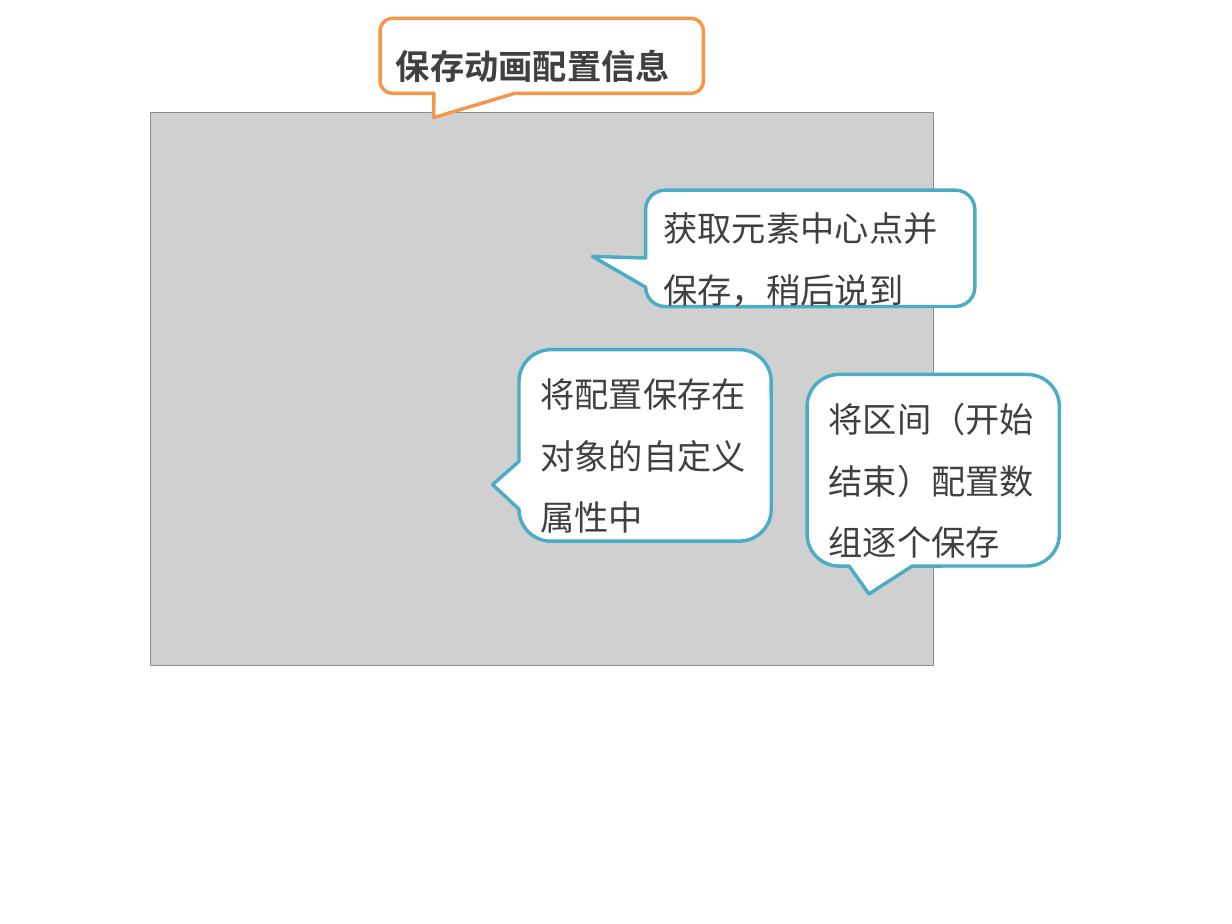
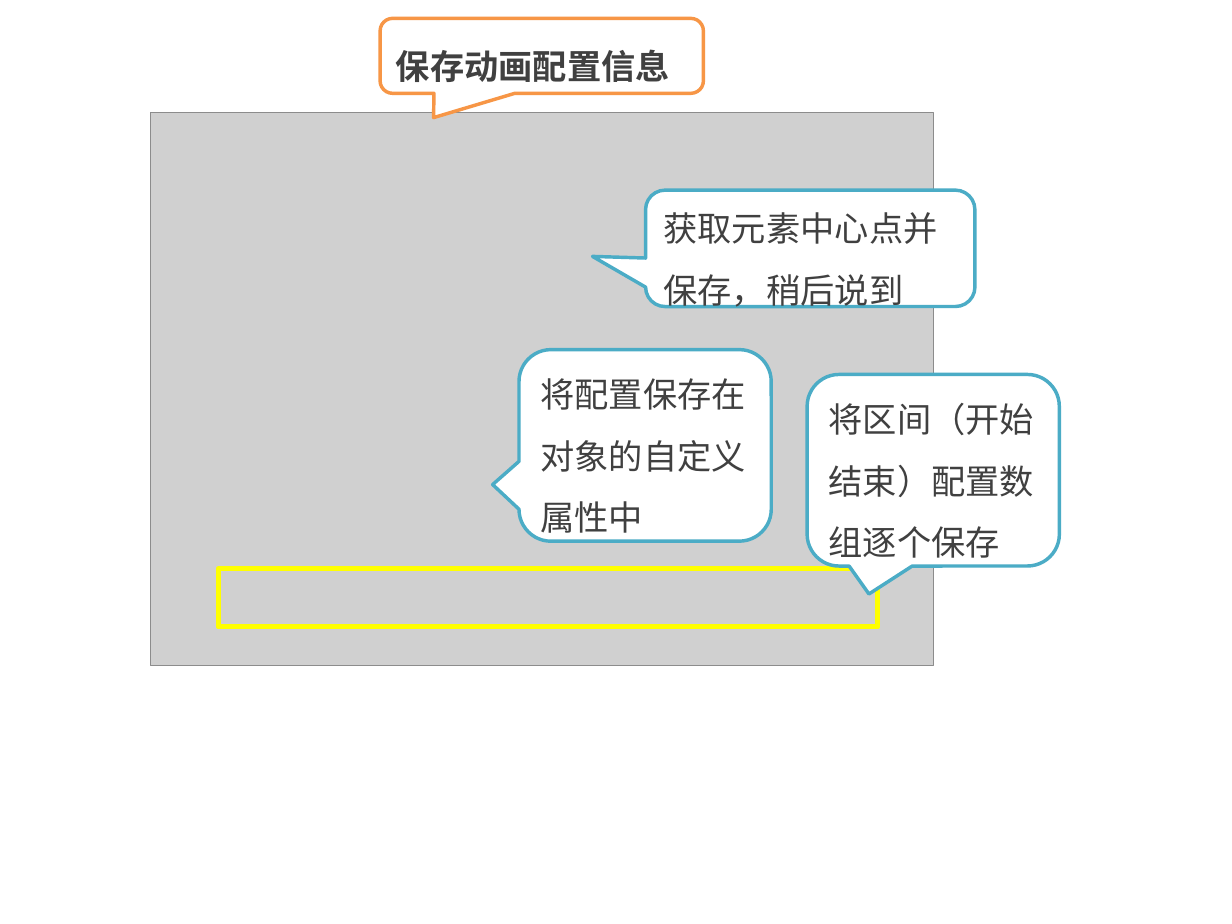
Before and after one commit to kong66/webAni, a slide deck: slide 14 of 20-svg-explode/20.pptx. Drawn at 1232x924 pixels with LibreOffice and Linux fonts; fonts in the diff are those of the drawing; grey boxes stand for pictures. Boxes give left, top, right and bottom in pixels: in the first picture for what was removed or moved away, otherwise in the second. Text is boxed around its words. In the diff, an @@ line names an element or a change of style, - is before the commit and + after.

```diff
--- a/20-svg-explode/20.pptx
+++ b/20-svg-explode/20.pptx
@@ rectangle added at box(218, 569, 877, 627), outline #FFFF00 3 pt @@
```
Also in this commit, not shown: 5 other slides changed, 20 slides added, 3 slides removed, 3 other files.
